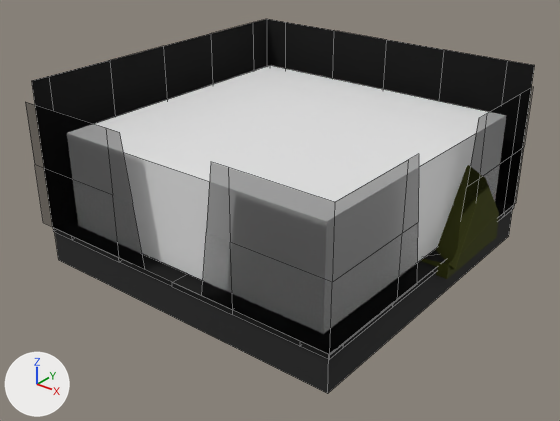
The Blender file Visual Project FIles/smfm room 7.blend, before and after one commit.
Rendered twice from a 50 mm camera at (9.1, -11.73, 8.6) aimed at (0.02, -0.37, 1.56). The axes (+X, +Y, +Z) are drawn at lower left. The lights are the same throughout. Mesh edges are drawn as thin lines on the coarser meshes.

In view in the first picture: 'Cube.006', 'Dirt', 'Firefly box', 'Grass', 'half invisible wall'.
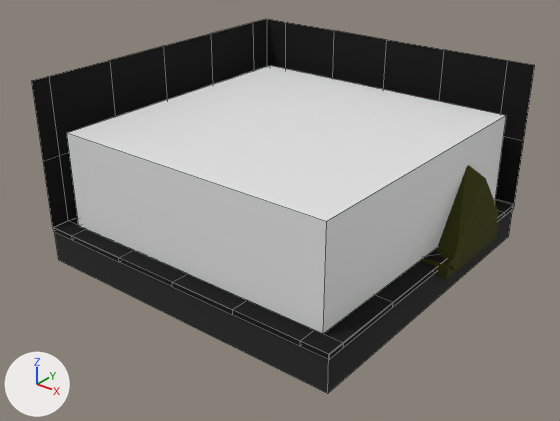
Where the change shows, as pixel boxes (x1, y1, x2, y2) in the pictures (560 x 421 px):
'half invisible wall', hidden: before (25, 87, 533, 355)

Edits to the bpy script that builds the scene:
```text
Change ob_half_invisible_wall:
    add ob_half_invisible_wall.hide_render = True
```
